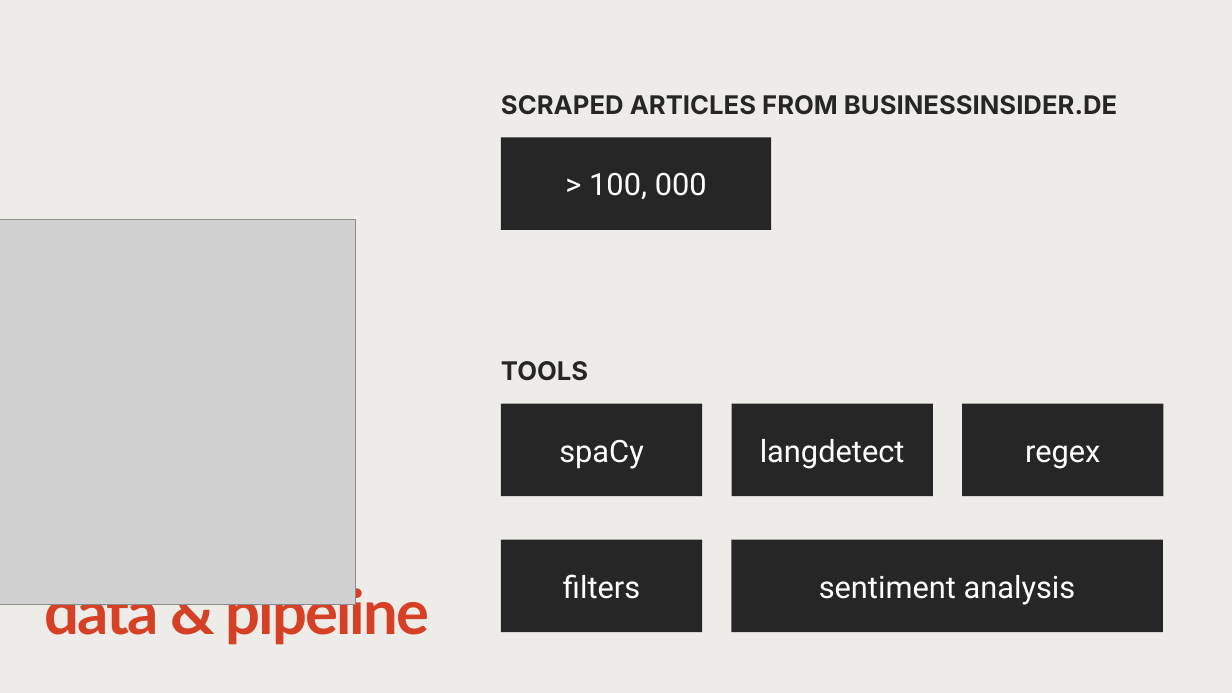
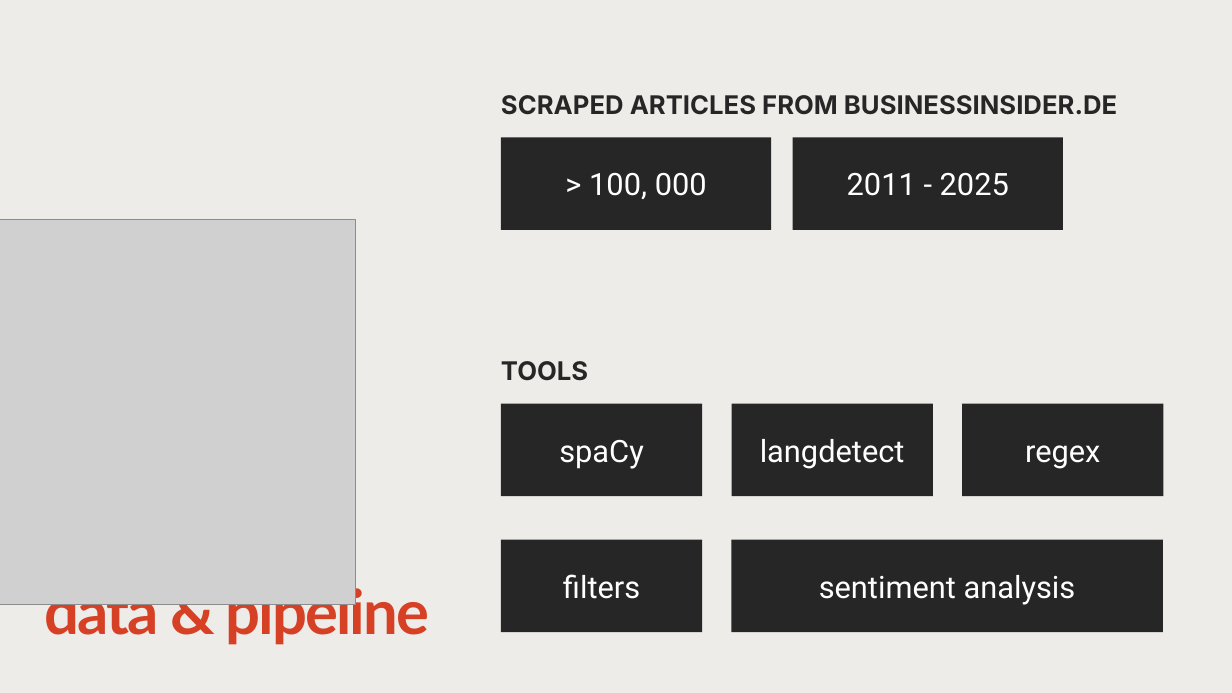
Before and after one commit to halfpintutopia/DA-deutsch-englisch-einfluss, a slide deck: slide 3 of DA_Final_Presentation.pptx. Drawn at 1232x693 pixels with LibreOffice and Linux fonts; fonts in the diff are those of the drawing; grey boxes stand for pictures. Boxes give left, top, right and bottom in pixels: in the first picture for what was removed or moved away, otherwise in the second. Text is boxed around its words. In the diff, an @@ line names an element or a change of style, - is before the commit and + after.

```diff
--- a/DA_Final_Presentation.pptx
+++ b/DA_Final_Presentation.pptx
@@ rectangle added at [793, 138, 1063, 230], fill #262626, 24 pt, text #FFFFFF @@
+2011 - 2025
```
Also in this commit, not shown: 3 other slides changed, 6 slides added, 7 slides removed.
